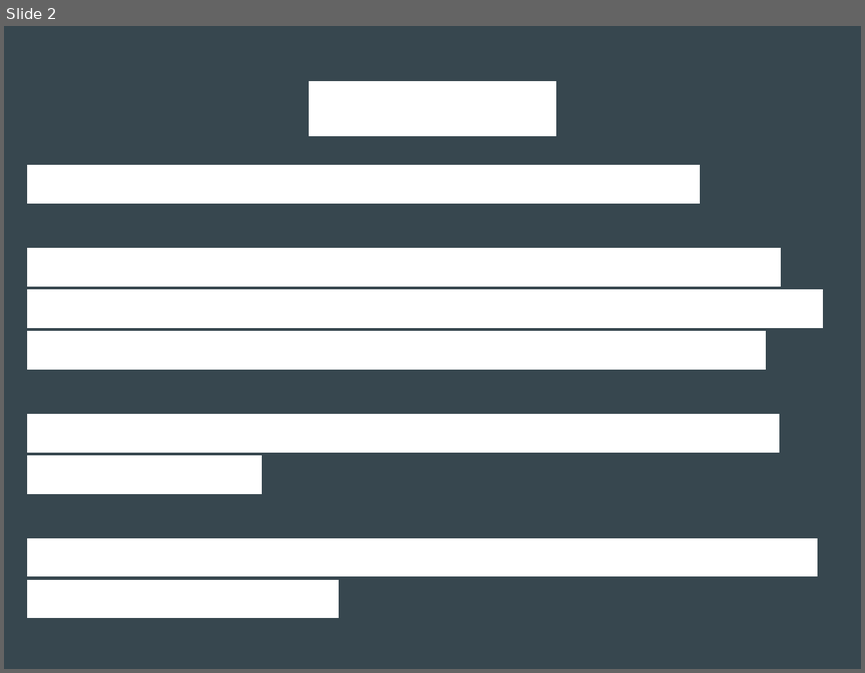
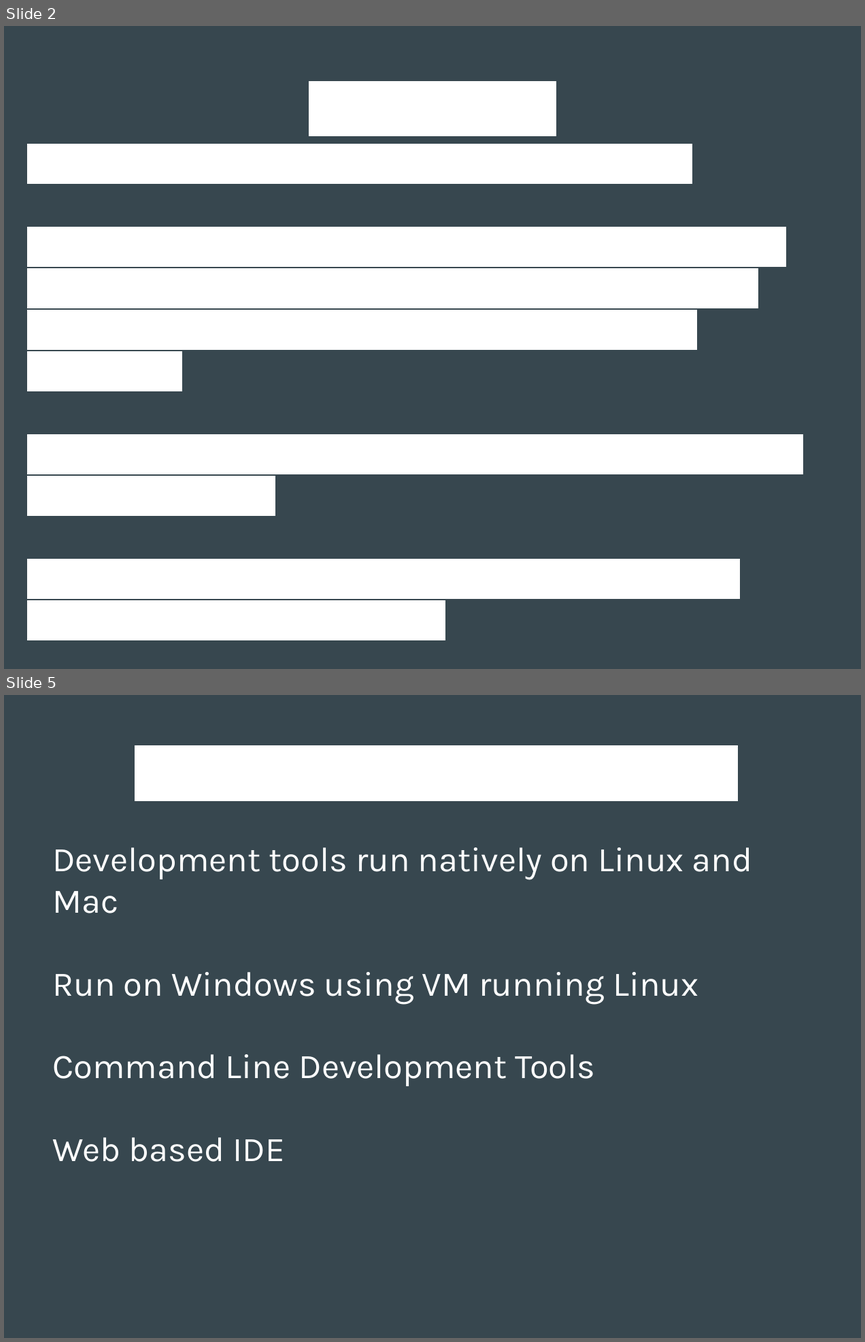
Before and after one commit to kentarchie/PebbleUniforumTalk, a slide deck: PebbleDevTalk.odp. Shown one above the other, each under a label of ours: slide 2 before the commit, slides 2 and 5 after it; the slides between them are not shown. The pictures are 865x673 and 865x1342 pixels, drawn with LibreOffice and Linux fonts; fonts in the diff are those of the drawing. Boxes give left, top, right and bottom in pixels: in the first picture for what was removed or moved away, otherwise in the second. Text is boxed around its words. In the diff, an @@ line names an element or a change of style, - is before the commit and + after.

```diff
--- a/PebbleDevTalk.odp
+++ b/PebbleDevTalk.odp
@@ slide 5 added at (4,695,861,1338), background #37474F @@
@@ title added at (135,740,737,802), 44 pt, text #FFFFFF @@
+Development Environments
@@ text added at (52,847,753,1161), 32 pt, text #FFFFFF @@
+Development tools run natively on Linux and Mac
+Run on Windows using VM running Linux
+Command Line Development Tools
+Web based IDE
@@ slide 2 changed as well @@
@@ subtitle "I am a software developer ...": place and size @@
-subtitle "I am a software developer ..." at (27,165,821,618)
+subtitle "I am a software developer ..." at (27,140,802,641)
@@ subtitle "I am a software developer ..." at (27,140,802,641): font Arial to Karla @@
```
Also in this commit, not shown: 1 other slide changed, 6 other slides added.
